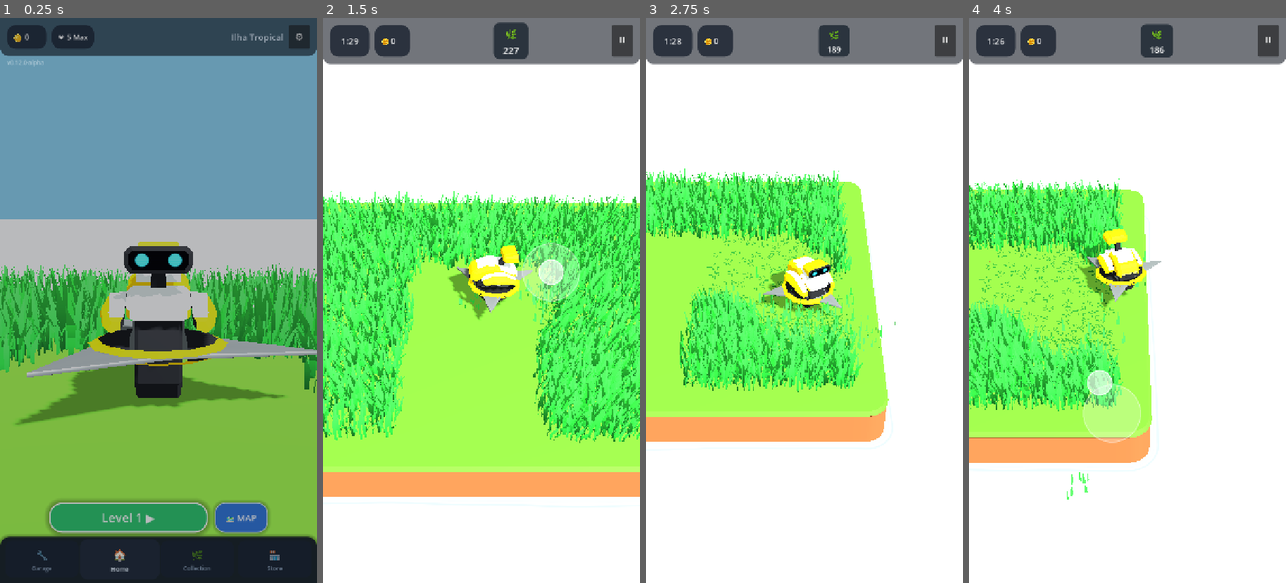
Above: before the commit, frames 1-4 (left to right).
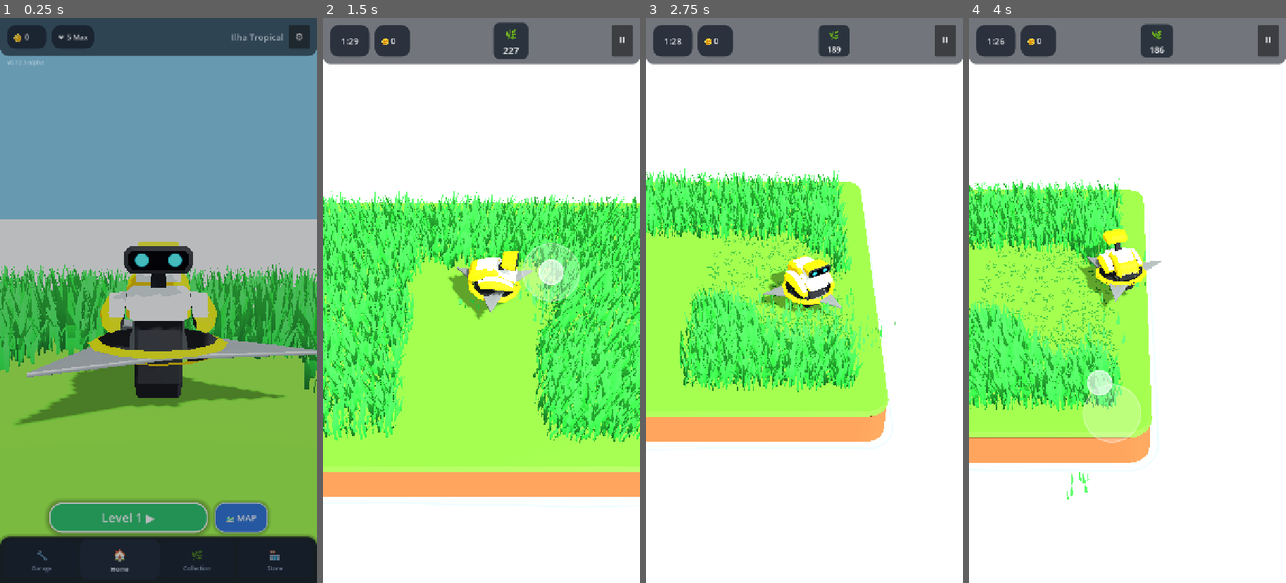
Above: after the commit, the same moments.

Repository: rogerbif/grass-cut-bot
Game: Godot game, scene res://scenes/menu/main_menu.tscn
Same seed, same stepped clock (60 frames per second), same inputs: the game is played once before the commit and once after it.
Inputs (mouse positions are in pixels of both pictures, inside the frame that each line leads up to):
- Up to frame 1 (0.25 s): no input
- Up to frame 2 (1.5 s): click "Level 1 ▶" at 0.5 s; tap Enter at 1.25 s; move the mouse to (551, 272) at 1.27 s; hold Right (ui_right) from 1.28 s (still down); hold Alt from 1.28 s (still down); click (551, 272) at 1.42 s
- Up to frame 3 (2.75 s): release Right (ui_right) at 2 s; release Alt at 2 s; drag from (741, 328) to (788, 413) at 2.02 s
- Up to frame 4 (4 s): move the mouse to (1159, 176) at 2.77 s; hold Right (ui_right) 2.78-3.5 s; tap Z at 2.85 s; drag from (1111, 413) to (1032, 215) at 3.52 s

The runs differ from the first frame. In frame 1, less than 0.1% of the frame differs, in the area x 7-9%, y 7-9%; in frame 2, 0.9%, in the area x 40-63%, y 40-52%; in frame 3, less than 0.1%; in frame 4, nothing differs.

Commit message:
feat(cutter): garantir orientacao frontal do robo para a camera no inicio das fases [v0.12.1-alpha]

Diff:
--- a/project.godot
+++ b/project.godot
@@ -11,7 +11,7 @@
 [application]
 
 config/name="Grass Cut Bot"
-config/version="0.12.0-alpha"
+config/version="0.12.1-alpha"
 run/main_scene="res://scenes/menu/main_menu.tscn"
 config/features=PackedStringArray("4.7", "Mobile")
 boot_splash/image="uid://3pegaomvcdut"
--- a/scripts/core/game_version.gd
+++ b/scripts/core/game_version.gd
@@ -7,7 +7,7 @@
 
 const MAJOR: int = 0
 const MINOR: int = 12
-const PATCH: int = 0
+const PATCH: int = 1
 const STAGE: String = "ALPHA" # "PRE-ALPHA", "ALPHA", "BETA", "RC", "RELEASE"
 const BUILD_TYPE: String = "dev" # "dev", "nightly", "public"
 
--- a/scripts/cutter/cutter.gd
+++ b/scripts/cutter/cutter.gd
@@ -54,7 +54,7 @@
 var current_roll: float = 0.0
 var suspension_phase: float = 0.0
 var shock_compression: float = 0.0
-var last_body_yaw: float = PI
+var last_body_yaw: float = 0.0
 var head_yaw_lag: float = 0.0
 var initial_body_y: float = 0.0
 var initial_wheel_y: float = 0.0
@@ -70,9 +70,9 @@
 	current_blade_speed = idle_rotation_speed
 	_cached_cutter_speed = base_speed
 	if robot_body:
-		robot_body.rotation.y = PI
+		robot_body.rotation.y = 0.0 # Virado de frente para a câmera (+Z)
 		initial_body_y = robot_body.position.y
-		last_body_yaw = robot_body.rotation.y
+		last_body_yaw = 0.0
 	if wheel_mesh:
 		initial_wheel_y = wheel_mesh.position.y
 	if spark_particles != null:
@@ -86,6 +86,7 @@
 	_setup_eyes()
 	update_upgrades()
 	_update_shader_globals()
+	reset_orientation_to_camera()
 	if UpgradeManager != null:
 		UpgradeManager.upgrade_purchased.connect(_on_upgrade_purchased)
 	if GameManager != null:
@@ -139,8 +140,30 @@
 	elif new_state == GameManager.GameState.GAME_OVER:
 		play_defeat_reaction()
 	elif new_state == GameManager.GameState.PLAYING:
+		reset_orientation_to_camera()
 		if robot_eyes != null:
 			robot_eyes.set_screen_off(false)
+
+## Reseta a orientação e postura para olhar de frente para a câmera (+Z)
+func reset_orientation_to_camera() -> void:
+	velocity = Vector3.ZERO
+	input_direction = Vector2.ZERO
+	if visual_pivot != null:
+		visual_pivot.rotation = Vector3.ZERO
+		visual_pivot.position = Vector3.ZERO
+		visual_pivot.scale = Vector3(0.62, 0.62, 0.62)
+	if robot_body != null:
+		robot_body.rotation.y = 0.0 # Frente para a câmera (+Z)
+		robot_body.rotation.x = 0.0
+		robot_body.rotation.z = 0.0
+		last_body_yaw = 0.0
+	if head_node != null:
+		head_node.rotation = Vector3.ZERO
+	if neck_node != null:
+		neck_node.rotation = Vector3.ZERO
+	current_pitch = 0.0
+	current_roll = 0.0
+	shock_compression = 0.0
 
 func play_victory_celebration() -> void:
 	if _is_celebrating:
--- a/scripts/editor/level_editor.gd
+++ b/scripts/editor/level_editor.gd
@@ -1155,6 +1155,8 @@
 	_playtest_cutter = CUTTER_SCENE.instantiate() as CharacterBody3D
 	var sp_world: Vector3 = LevelJsonLoader.grid_to_world(spawn_cell.x, spawn_cell.y, grid_width, grid_height, CELL_SIZE)
 	_playtest_cutter.position = Vector3(sp_world.x, 0.1, sp_world.z)
+	if _playtest_cutter.has_method("reset_orientation_to_camera"):
+		_playtest_cutter.reset_orientation_to_camera()
 	add_child(_playtest_cutter)
 	if editor_vg != null:
 		_playtest_cutter.set("vegetation_grid", editor_vg)
--- a/scripts/plants/vegetation_grid.gd
+++ b/scripts/plants/vegetation_grid.gd
@@ -370,6 +370,8 @@
 	var sp_world: Vector3 = LevelJsonLoader.grid_to_world(sp_x, sp_z, width, height, cell_size)
 	if cutter != null:
 		cutter.position = Vector3(sp_world.x, 0.1, sp_world.z)
+		if cutter.has_method("reset_orientation_to_camera"):
+			cutter.reset_orientation_to_camera()
 		if "vegetation_grid" in cutter:
 			cutter.set("vegetation_grid", self)
 
Not shown, changed: export_presets.cfg
Not shown, changed: docs/02_entidades_e_mecanicas/SISTEMA_DO_CORTADOR.md
Not shown, changed: docs/historico_melhorias/078_celebracao_cinematografica_vitoria_e_derrota.md
